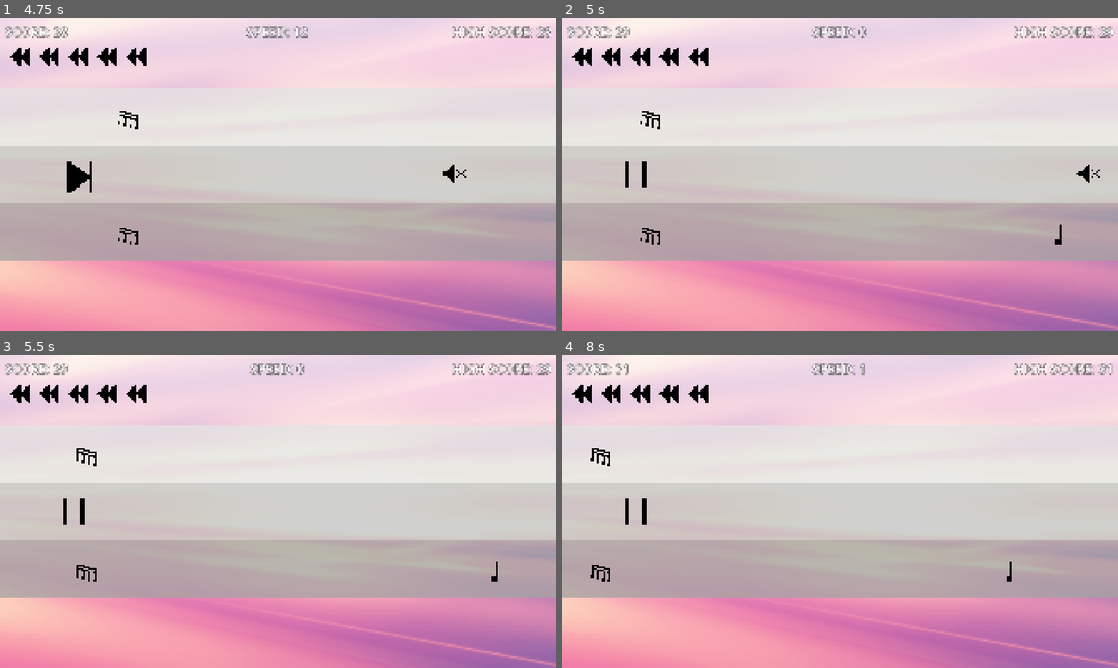
Above: before the commit, frames 1-4 (two rows, left to right).
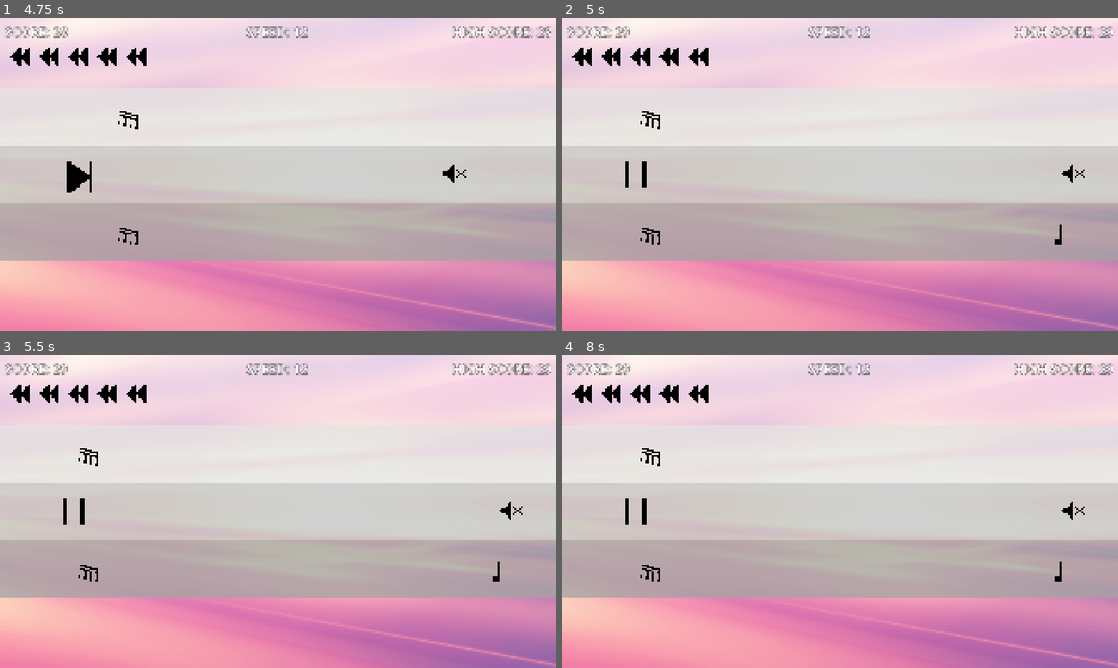
Above: after the commit, the same moments.

Repository: chorwat2137/haven-2026
Game: Godot game, scene res://scenes/main_menu.tscn
The game is run twice, just before and just after one commit, with the same random seed, the same clock (stepped at 60 frames per second) and the same inputs.
Inputs:
- Up to frame 1 (4.75 s): click "START" at 0.5 s; tap Enter (ui_accept) at 1.25, 1.52, 2.27, 3.77, 4.52 s; hold Right (ui_right) 1.28-2.78 s; tap Space (shoot) every 0.75 s from 1.35 to 4.35 s; hold Left (ui_left) 2.78-3.53 s; hold Right (ui_right) from 3.53 s (still down)
- Up to frame 2 (5 s): keep holding Right (ui_right); tap P (pause) at 4.9 s
- Up to frame 3 (5.5 s): release Right (ui_right) at 5.03 s; hold Left (ui_left) from 5.03 s (still down); tap Space (shoot) at 5.1 s; tap Enter (ui_accept) at 5.27 s
- Up to frame 4 (8 s): release Left (ui_left) at 5.78 s; hold Right (ui_right) 5.78-6.53 s; tap Space (shoot) at 5.85, 6.6, 7.35 s; hold Left (ui_left) from 6.53 s (still down); tap Enter (ui_accept) at 6.77, 7.52 s

Frame 1 is identical in both runs. In frame 2, 0.4% of the frame differs, in the area x 44-97%, y 2-53%; in frame 3, 0.6%; in frame 4, 0.9%, in the area x 5-100%, y 2-73%.

Commit message:
Automatic sync

Diff:
--- a/scripts/player_control.gd
+++ b/scripts/player_control.gd
@@ -63,16 +63,15 @@
 	if Input.is_action_just_pressed("shoot") and pause == false:
 		shoot()
 	# Keyboard input
-	if Input.is_action_just_pressed("track_up") and pause == false:
+	if Input.is_action_just_pressed("track_up"):
 		current_lane = max(0, current_lane - 1)
 
-	if Input.is_action_just_pressed("track_down") and pause == false:
+	if Input.is_action_just_pressed("track_down"):
 		current_lane = min(2, current_lane + 1)
 	if Input.is_action_just_pressed("pause"):
 
 		pause = !pause
-		#get_tree().paused = pause
-		get_parent().speed = 0
+		get_tree().paused = pause
 
 		if pause:
 			$Sprite2D.texture = load("res://gfx/player_stop.png")
